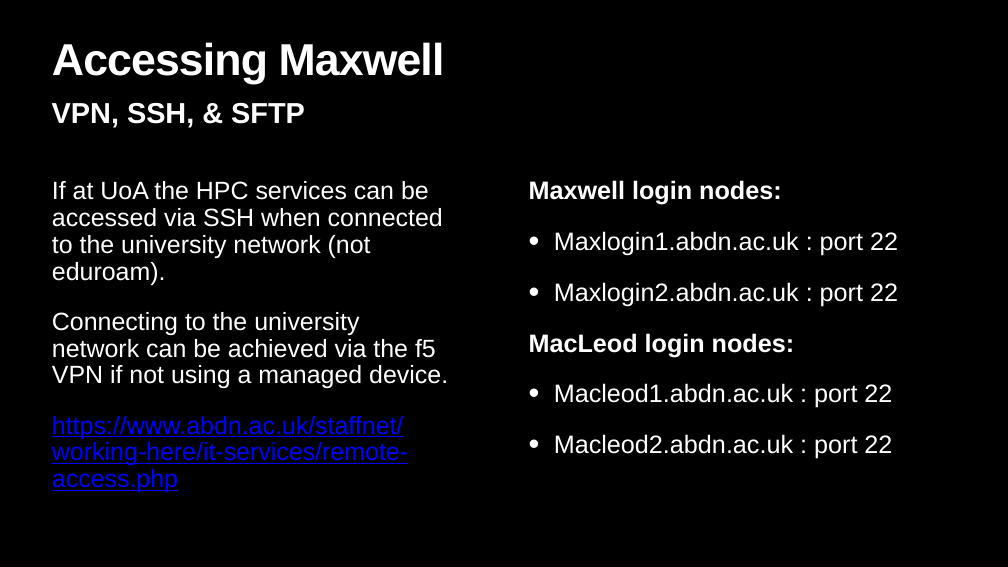
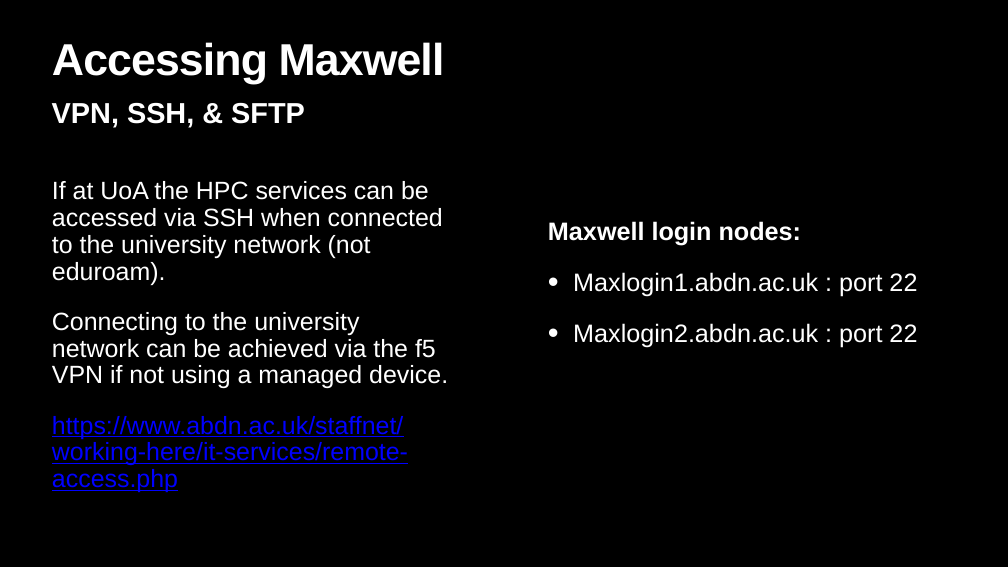
Before and after one commit to SUSTAIN-CDT/SUSTAIN-CDT-HPC-Introduction, a slide deck: slide 9 of HPC_SUSTAIN_PPTX.pptx (slide 10 before the commit). Drawn at 1008x567 pixels with LibreOffice and Linux fonts; fonts in the diff are those of the drawing. Boxes give left, top, right and bottom in pixels: in the first picture for what was removed or moved away, otherwise in the second. Text is boxed around its words. In the diff, an @@ line names an element or a change of style, - is before the commit and + after.

```diff
--- a/HPC_SUSTAIN_PPTX.pptx
+++ b/HPC_SUSTAIN_PPTX.pptx
@@ text "Maxwell login nodes:": place and size @@
-text "Maxwell login nodes:" at <box>529,180,898,459</box>
+text "Maxwell login nodes:" at <box>548,221,917,347</box>
@@ text at <box>529,333,892,459</box>: paragraphs removed @@
-MacLeod login nodes:
-• Macleod1.abdn.ac.uk : port 22
-• Macleod2.abdn.ac.uk : port 22
```
Also in this commit, not shown: 9 other slides changed.
